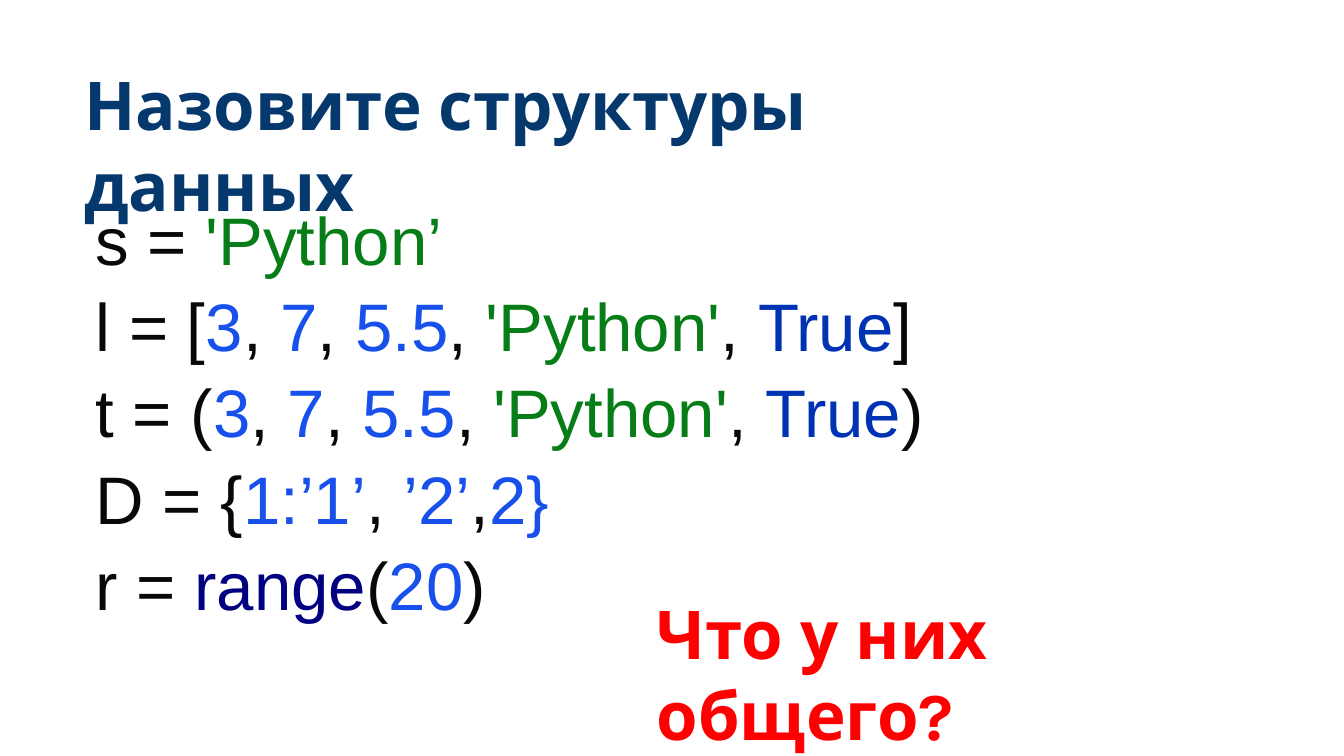
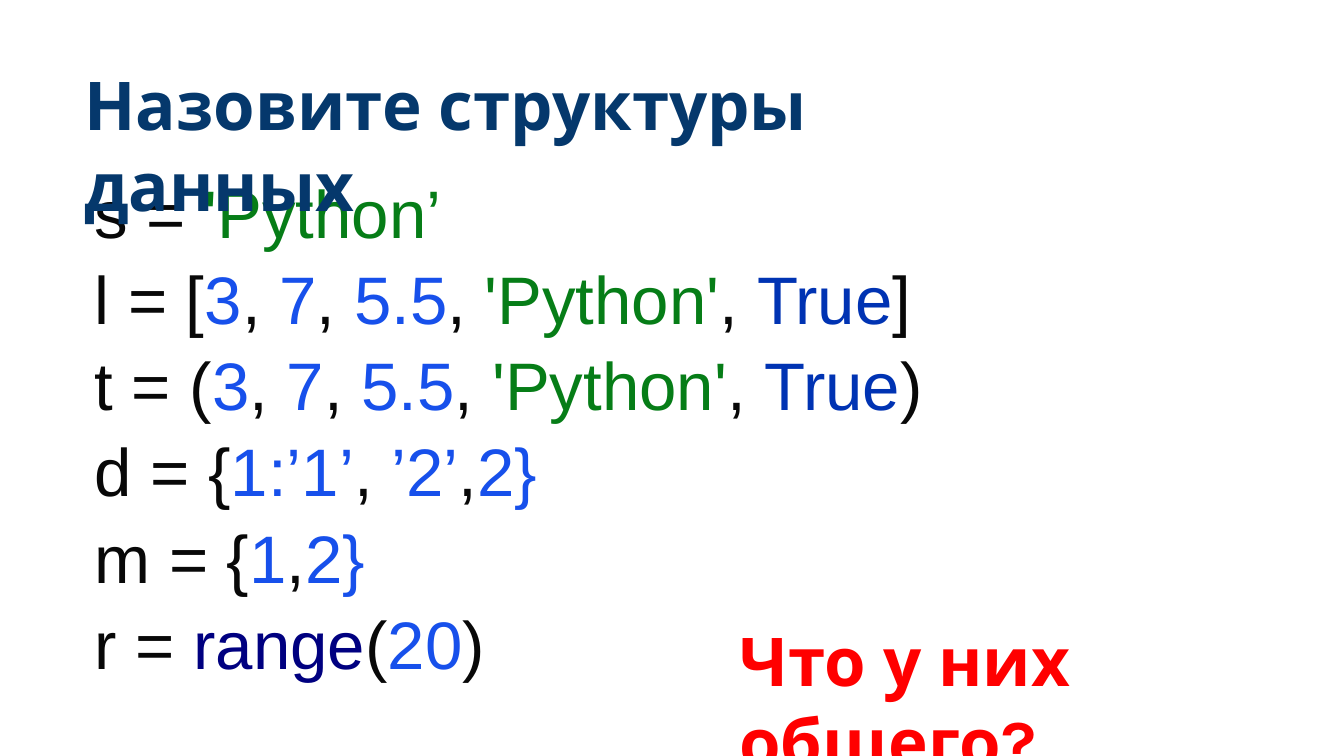
Before and after one commit to nesrv/python-for-odin.study, a slide deck: slide 2 of m3-3-Методы для работы со структурами данных/present.pptx (slide 4 before the commit). Drawn at 1344x756 pixels with LibreOffice and Linux fonts; fonts in the diff are those of the drawing. Boxes give left, top, right and bottom in pixels: in the first picture for what was removed or moved away, otherwise in the second. Text is boxed around its words. In the diff, an @@ line names an element or a change of style, - is before the commit and + after.

```diff
--- a/m3-3-Методы для работы со структурами данных/present.pptx
+++ b/m3-3-Методы для работы со структурами данных/present.pptx
@@ text "s = 'Python’": place and size @@
-text "s = 'Python’" at (96,212,924,623)
+text "s = 'Python’" at (94,184,923,682)
@@ text at (94,447,537,595): text changed @@
-D = {1:’1’, ’2’,2}
+d = {1:’1’, ’2’,2}
+m = {1,2}
@@ text "Что у них общего?" rewrapped from (657,611,988,753) to (739,638,1070,702) @@
```
Also in this commit, not shown: 1 other slide changed, 6 slides added, 2 slides removed, 8 other files.
